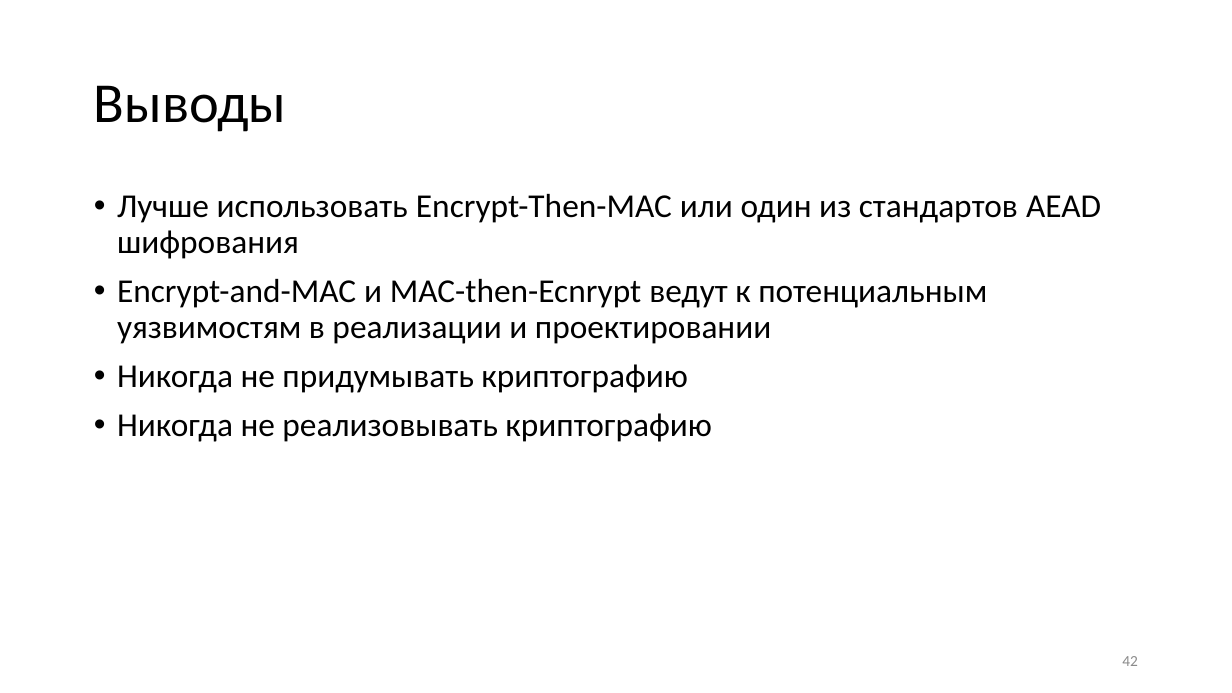
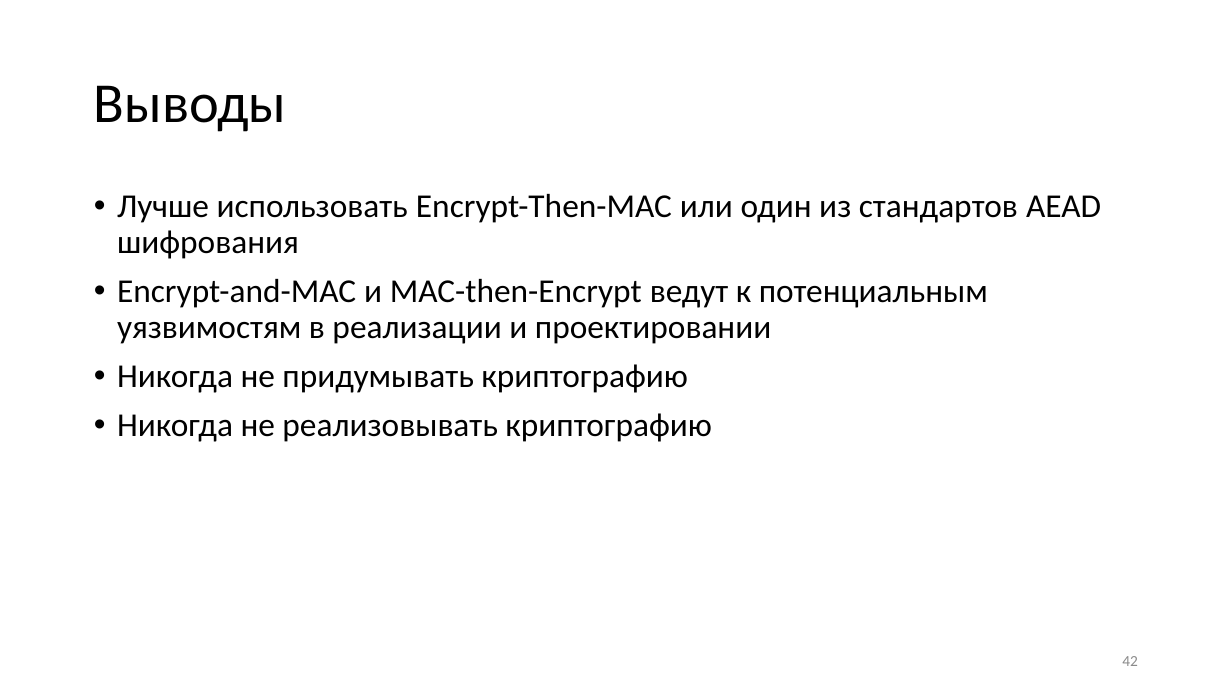
Before and after one commit to GeorgyFirsov-s-forks/CryptoLectures, a slide deck: slide 42 of Lectures/Lecture13.pptx. Drawn at 1232x693 pixels with LibreOffice and Linux fonts; fonts in the diff are those of the drawing. Boxes give left, top, right and bottom in pixels: in the first picture for what was removed or moved away, otherwise in the second. Text is boxed around its words. In the diff, an @@ line names an element or a change of style, - is before the commit and + after.

```diff
--- a/Lectures/Lecture13.pptx
+++ b/Lectures/Lecture13.pptx
@@ text at (x1=117, y1=279, x2=988, y2=344): text changed @@
-• Encrypt-and-MAC и MAC-then-Ecnrypt ведут к потенциальным уязвимостям в реализации и проектировании
+• Encrypt-and-MAC и MAC-then-Encrypt ведут к потенциальным уязвимостям в реализации и проектировании
```
Also in this commit, not shown: 5 other files.
